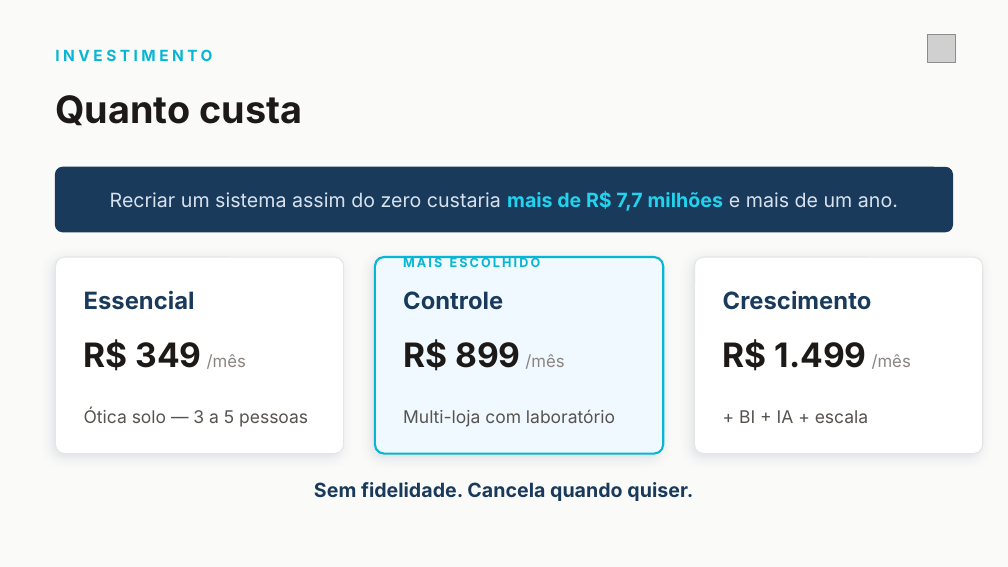
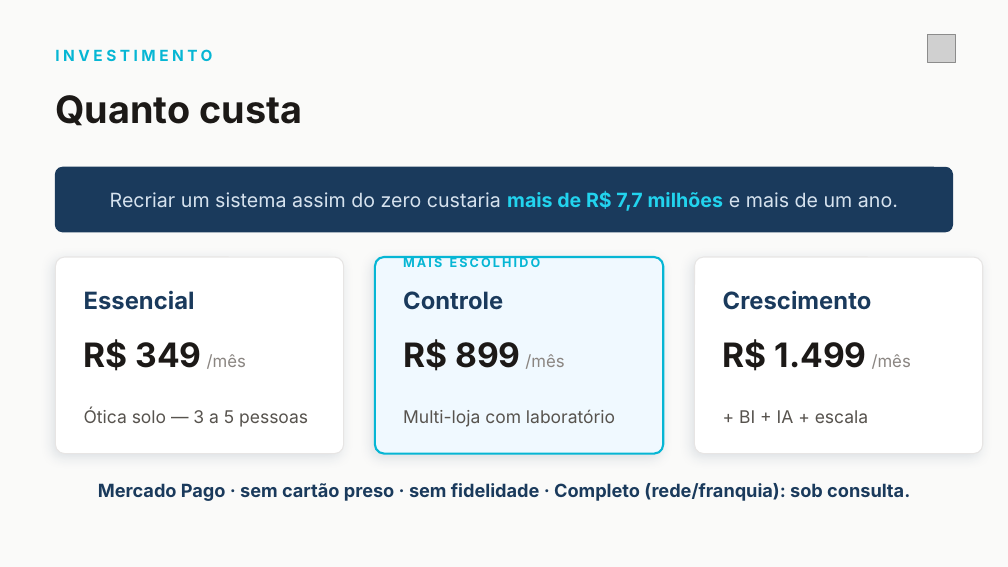
Before and after one commit to sisdigiai/sisdigiai, a slide deck: slide 9 of docs/divulgacao/pitch-clearix-assessoria/Clearix-Pitch-Oticas.pptx (slide 11 before the commit). Drawn at 1008x567 pixels with LibreOffice and Linux fonts; fonts in the diff are those of the drawing; grey boxes stand for pictures. Boxes give left, top, right and bottom in pixels: in the first picture for what was removed or moved away, otherwise in the second. Text is boxed around its words. In the diff, an @@ line names an element or a change of style, - is before the commit and + after.

```diff
--- a/docs/divulgacao/pitch-clearix-assessoria/Clearix-Pitch-Oticas.pptx
+++ b/docs/divulgacao/pitch-clearix-assessoria/Clearix-Pitch-Oticas.pptx
@@ text at (98, 483, 910, 501): text changed; size 14 to 13 pt @@
-Sem fidelidade. Cancela quando quiser.
+Mercado Pago · sem cartão preso · sem fidelidade · Completo (rede/franquia): sob consulta.
```
Also in this commit, not shown: 6 other slides changed, 1 slide added, 4 slides removed, 3 other files.
